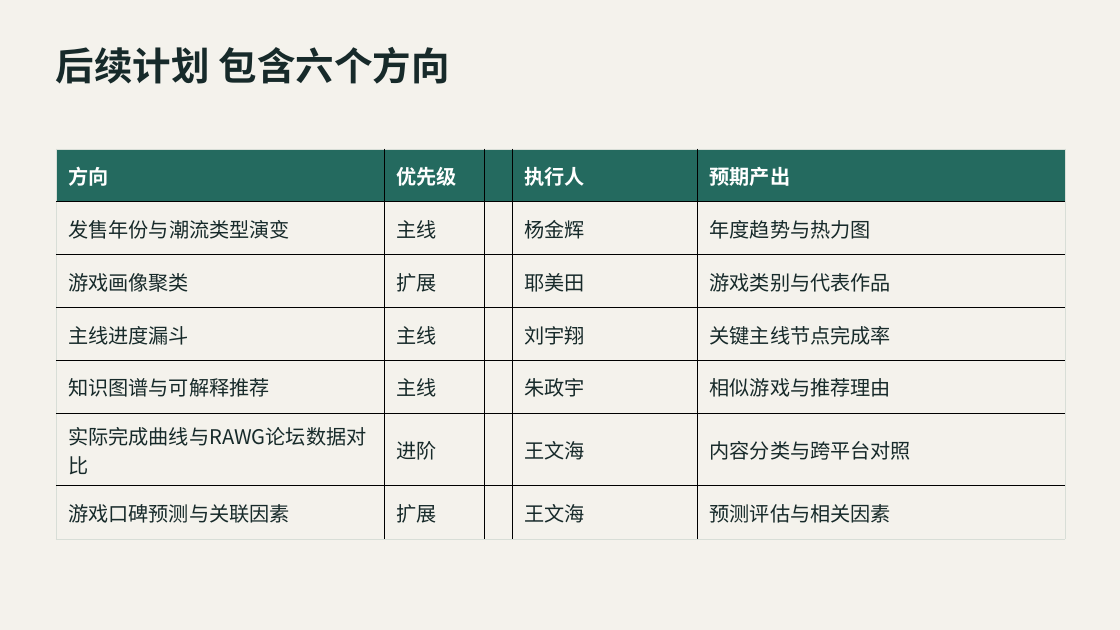
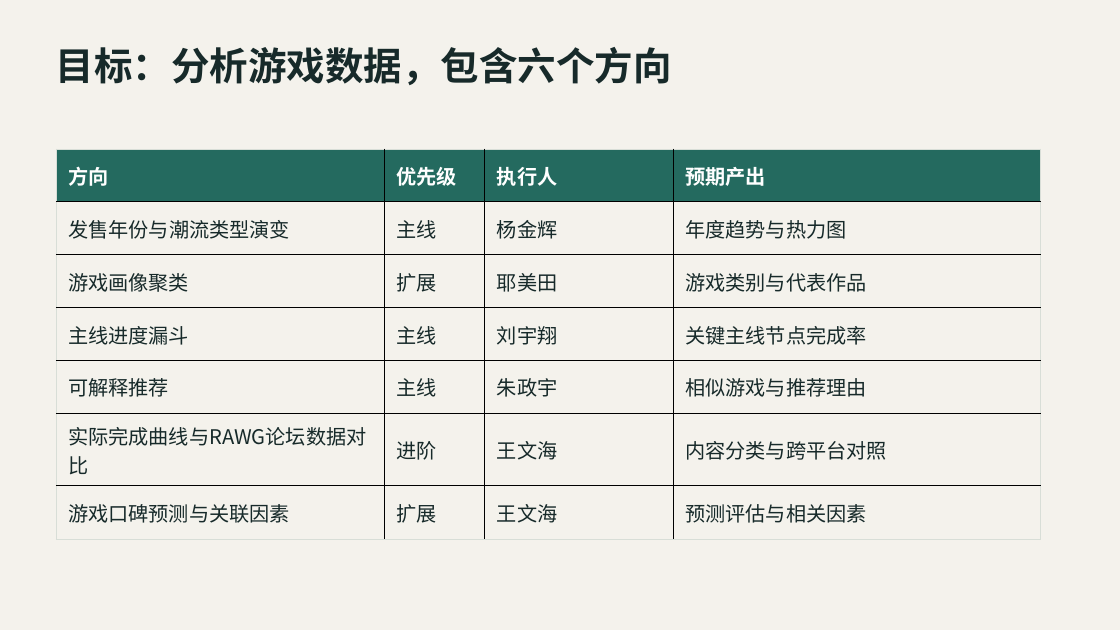
Before and after one commit to WwhdsOne/achievement-analytics, a slide deck: slide 3 of docs/presentations/数据获取与后续计划-2026-10-13-最终版.pptx (slide 6 before the commit). Drawn at 1120x630 pixels with LibreOffice and Linux fonts; fonts in the diff are those of the drawing. Boxes give left, top, right and bottom in pixels: in the first picture for what was removed or moved away, otherwise in the second. Text is boxed around its words. In the diff, an @@ line names an element or a change of style, - is before the commit and + after.

Commit message:
docs: 更新汇报 PPT（数据获取与后续计划）

```diff
--- a/docs/presentations/数据获取与后续计划-2026-10-13-最终版.pptx
+++ b/docs/presentations/数据获取与后续计划-2026-10-13-最终版.pptx
@@ text at (x1=56, y1=47, x2=672, y2=85): text changed @@
-后续计划 包含六个方向
+目标：分析游戏数据，包含六个方向
@@ table at (x1=56, y1=149, x2=1042, y2=529) @@
-column 1, row 5: 知识图谱与可解释推荐
+column 1, row 5: 可解释推荐
-column 3:  |  |  |  |  |  | 
@@ table resized from (x1=56, y1=149, x2=1065, y2=527) to (x1=56, y1=149, x2=1042, y2=529) @@
```
Also in this commit, not shown: 2 other slides changed.
